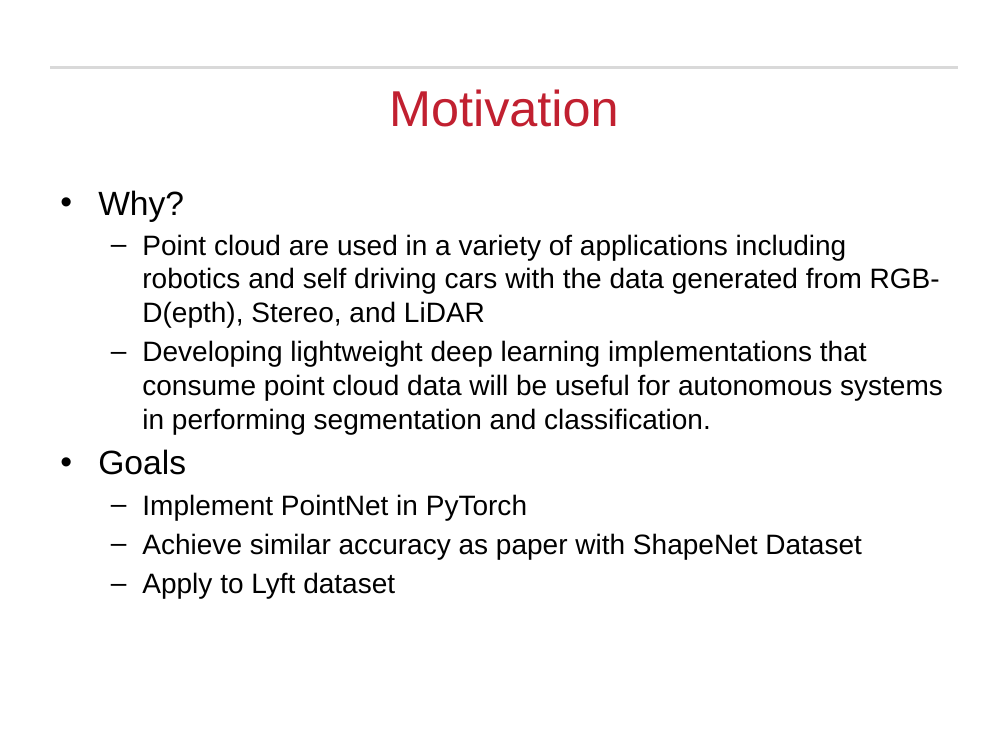
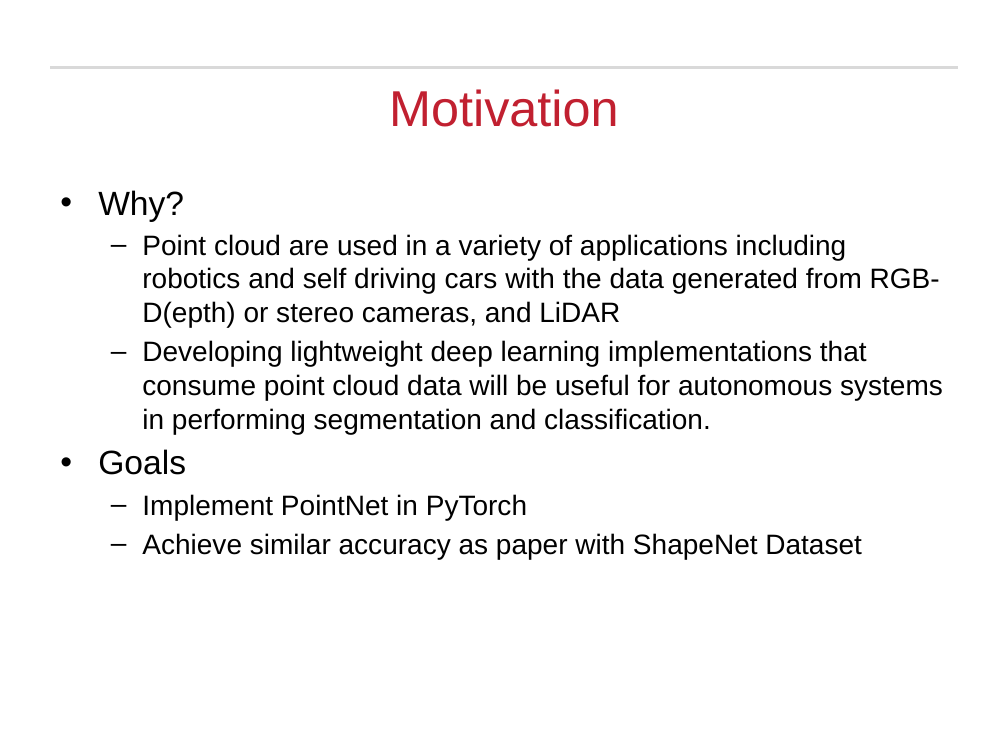
Before and after one commit to Michael-Hodges/PointNet, a slide deck: slide 5 of PowerPoints/EECE7398_Final_Project.pptx. Drawn at 1008x756 pixels with LibreOffice and Linux fonts; fonts in the diff are those of the drawing; background and template pictures are left out. Boxes give left, top, right and bottom in pixels: in the first picture for what was removed or moved away, otherwise in the second. Text is boxed around its words. In the diff, an @@ line names an element or a change of style, - is before the commit and + after.

```diff
--- a/PowerPoints/EECE7398_Final_Project.pptx
+++ b/PowerPoints/EECE7398_Final_Project.pptx
@@ text at box(142, 234, 940, 327): text changed @@
-  – Point cloud are used in a variety of applications including robotics and self driving cars with the data generated from RGB-D(epth), Stereo, and LiDAR
+  – Point cloud are used in a variety of applications including robotics and self driving cars with the data generated from RGB-D(epth) or stereo cameras, and LiDAR
@@ text at box(142, 572, 395, 598): paragraph removed @@
-  – Apply to Lyft dataset
```
Also in this commit, not shown: 17 other slides changed, 3 slides added, 5 slides removed.
